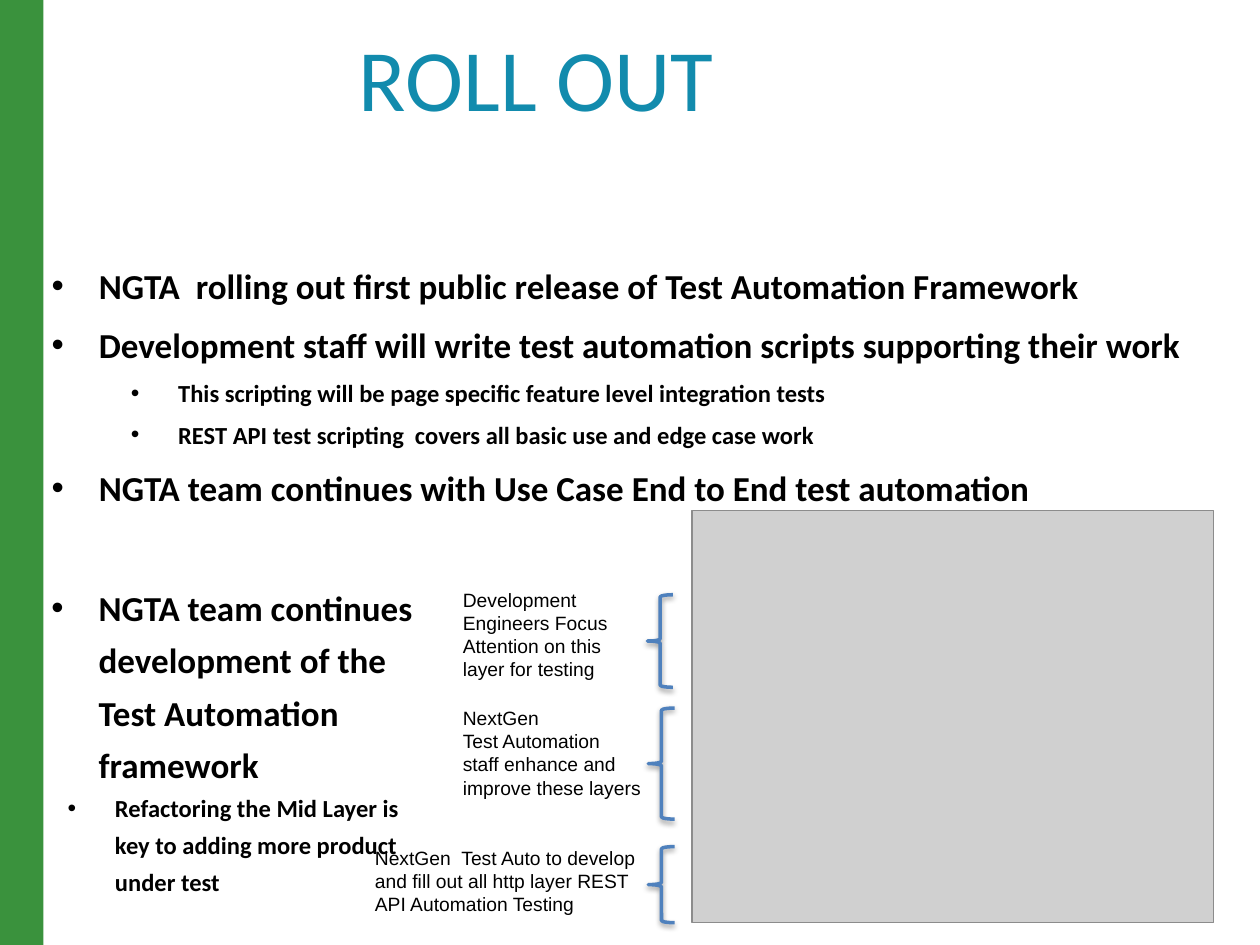
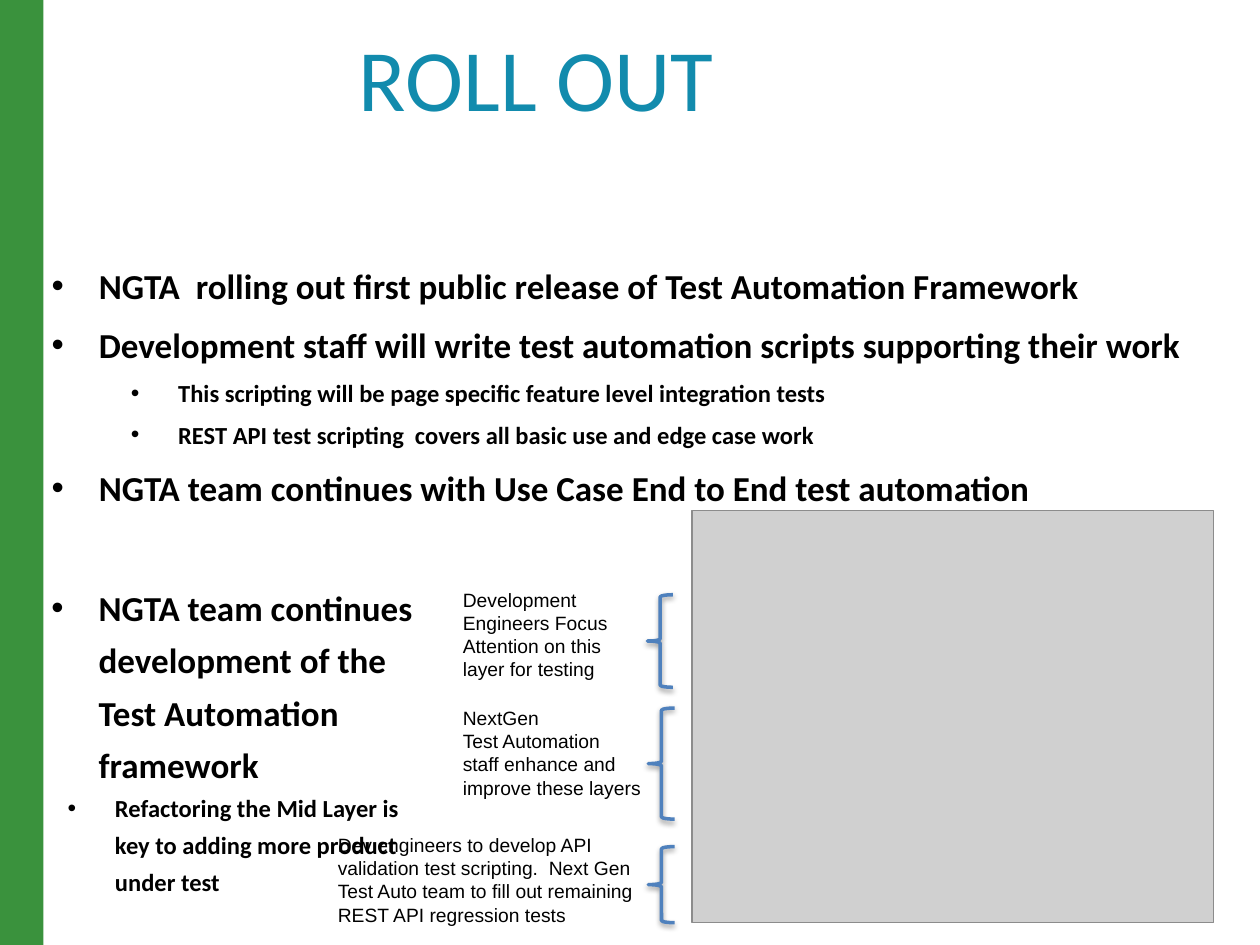
Before and after one commit to raghav9329/mainProf, a slide deck: slide 15 of CurrentWork_Delta/CX_StrategyPowerPoint.pptx. Drawn at 1260x945 pixels with LibreOffice and Linux fonts; fonts in the diff are those of the drawing; grey boxes stand for pictures. Boxes give left, top, right and bottom in pixels: in the first picture for what was removed or moved away, otherwise in the second. Text is boxed around its words. In the diff, an @@ line names an element or a change of style, - is before the commit and + after.

```diff
--- a/CurrentWork_Delta/CX_StrategyPowerPoint.pptx
+++ b/CurrentWork_Delta/CX_StrategyPowerPoint.pptx
@@ text at (x1=338, y1=837, x2=633, y2=926): text changed @@
-NextGen Test Auto to develop and fill out all http layer REST API Automation Testing
+Dev engineers to develop API validation test scripting. Next Gen Test Auto team to fill out remaining REST API regression tests
```
Also in this commit, not shown: 10 other slides changed, 5 other files.
